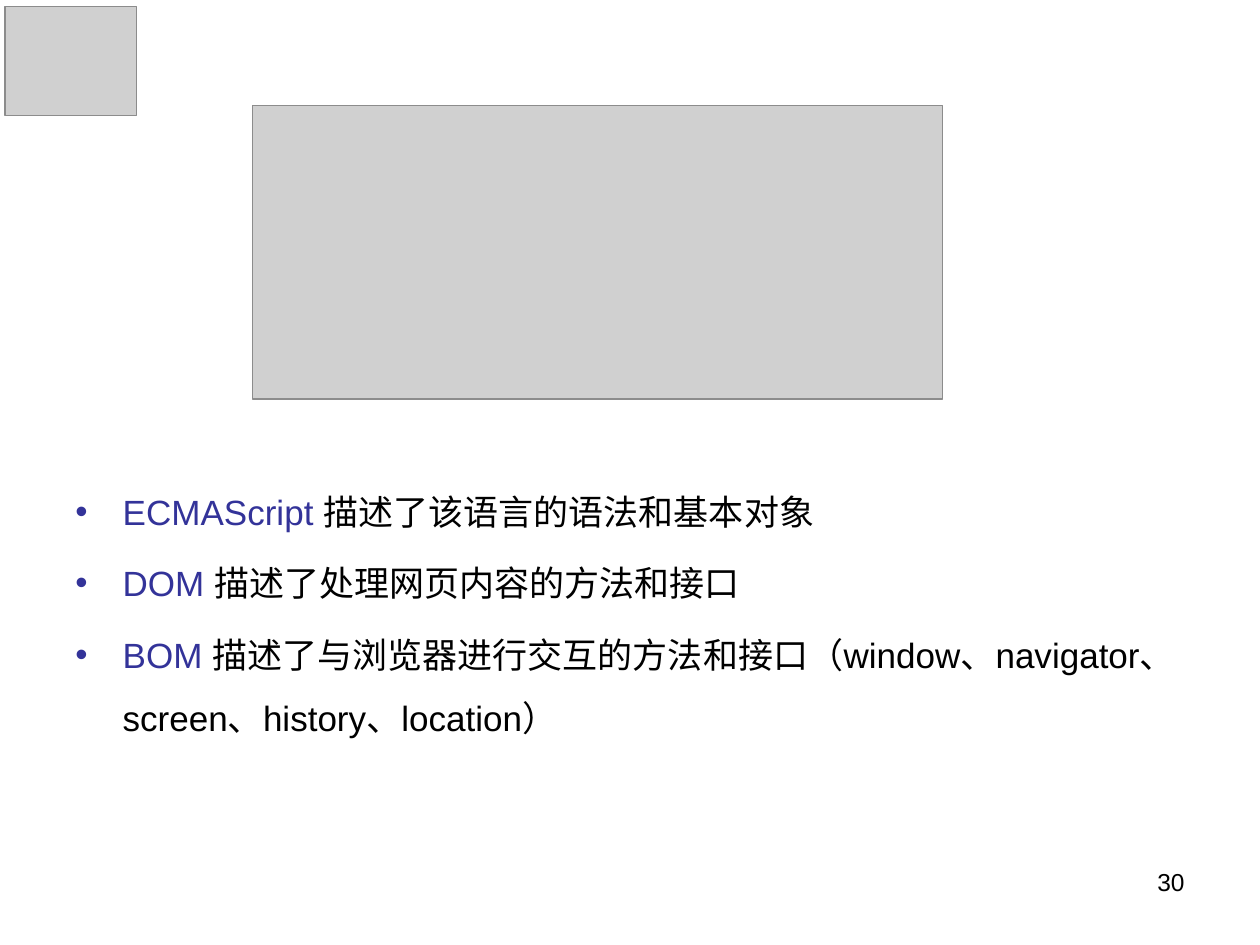
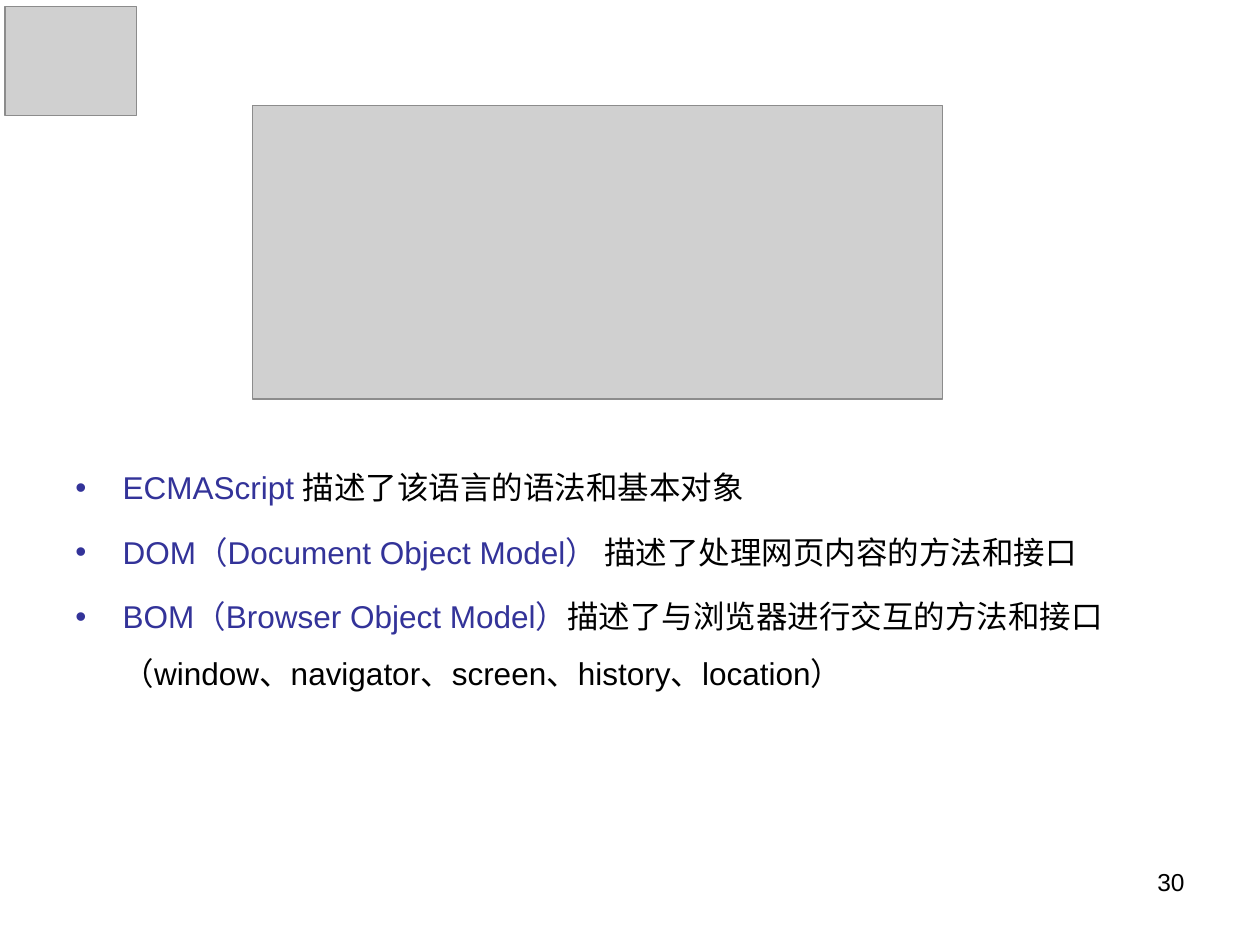
Before and after one commit to panxuepeng/javascript, a slide deck: slide 30 of ppt/1-1（第一天课程）.ppt. Drawn at 1260x945 pixels with LibreOffice and Linux fonts; fonts in the diff are those of the drawing; grey boxes stand for pictures. Boxes give left, top, right and bottom in pixels: in the first picture for what was removed or moved away, otherwise in the second. Text is boxed around its words. In the diff, an @@ line names an element or a change of style, - is before the commit and + after.

```diff
--- a/ppt/1-1（第一天课程）.ppt
+++ b/ppt/1-1（第一天课程）.ppt
@@ text "ECMAScript 描述了该语言的语法和基本对象": place and size @@
-text "ECMAScript 描述了该语言的语法和基本对象" at <box>123,495,1175,738</box>
+text "ECMAScript 描述了该语言的语法和基本对象" at <box>123,472,1103,692</box>
@@ text at <box>123,472,744,505</box>: size 20 to 18 pt in "ECMAScript 描述了该语言的语法和基本对象" @@
@@ text at <box>123,537,1103,692</box>: text changed; size 20 to 18 pt @@
-• DOM 描述了处理网页内容的方法和接口
-• BOM 描述了与浏览器进行交互的方法和接口（window、navigator、screen、history、location）
+• DOM（Document Object Model） 描述了处理网页内容的方法和接口
+• BOM（Browser Object Model）描述了与浏览器进行交互的方法和接口（window、navigator、screen、history、location）
```
Also in this commit, not shown: 39 other slides changed, 14 slides added, 4 slides removed, 1 other file.
